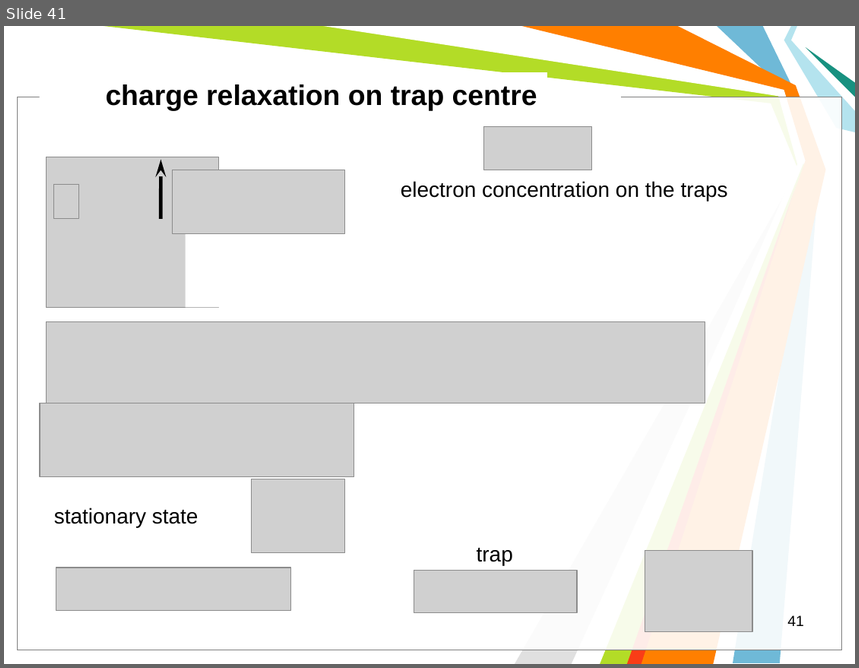
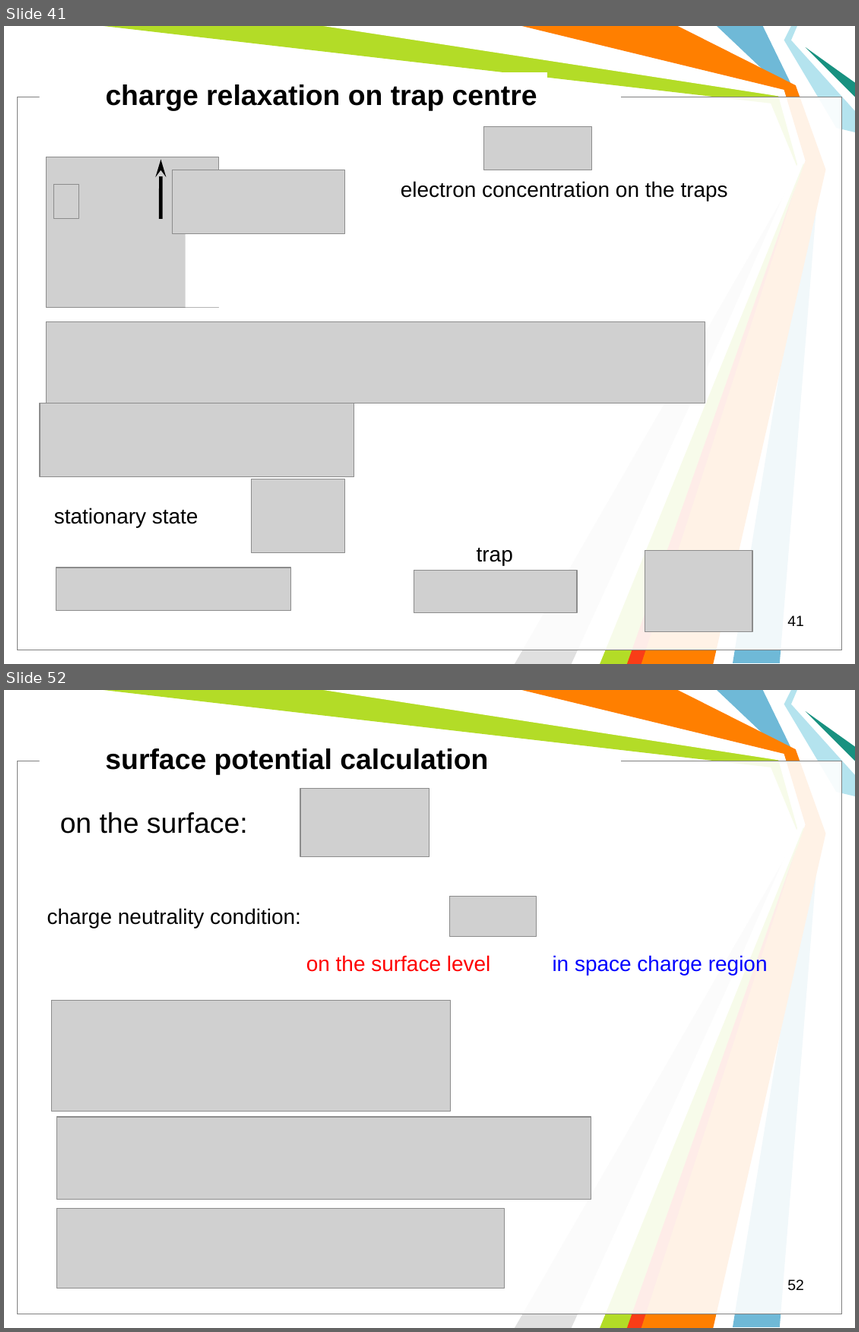
Before and after one commit to l432/NMK, a slide deck: Lecture/Photovoltaics/Photovoltaics2.ppt. Shown one above the other, each under a label of ours: slide 41 before the commit, slides 41 and 52 after it; the slides between them are not shown. The pictures are 859x668 and 859x1332 pixels, drawn with LibreOffice and Linux fonts; fonts in the diff are those of the drawing; grey boxes stand for pictures; background and template pictures are left out. Boxes give left, top, right and bottom in pixels: in the first picture for what was removed or moved away, otherwise in the second. Text is boxed around its words. In the diff, an @@ line names an element or a change of style, - is before the commit and + after.

```diff
--- a/Lecture/Photovoltaics/Photovoltaics2.ppt
+++ b/Lecture/Photovoltaics/Photovoltaics2.ppt
@@ slide 52 added at (x1=4, y1=690, x2=855, y2=1328), background #FFFFFF; not listed: 11 template elements that a slide beside it also shows @@
@@ text added at (x1=105, y1=749, x2=488, y2=774), 24 pt, text #000000, bold @@
+surface potential calculation
@@ picture added at (x1=300, y1=788, x2=430, y2=857) @@
@@ text added at (x1=60, y1=812, x2=248, y2=834), 24 pt, text #000000 @@
+on the surface:
@@ text added at (x1=47, y1=908, x2=301, y2=928), 18 pt, text #000000 @@
+charge neutrality condition:
@@ picture added at (x1=450, y1=896, x2=537, y2=936) @@
@@ text added at (x1=306, y1=955, x2=491, y2=972), 18 pt, text #FF0000 @@
+on the surface level
@@ text added at (x1=553, y1=955, x2=768, y2=975), 18 pt, text #0000FF @@
+in space charge region
@@ picture added at (x1=52, y1=1000, x2=450, y2=1111) @@
@@ picture added at (x1=56, y1=1117, x2=591, y2=1200) @@
@@ picture added at (x1=56, y1=1208, x2=505, y2=1288) @@
@@ page number added at (x1=788, y1=1280, x2=804, y2=1291), 12.5 pt, text #000000 @@
+52
```
Also in this commit, not shown: 13 other slides added, 1 slide removed.
